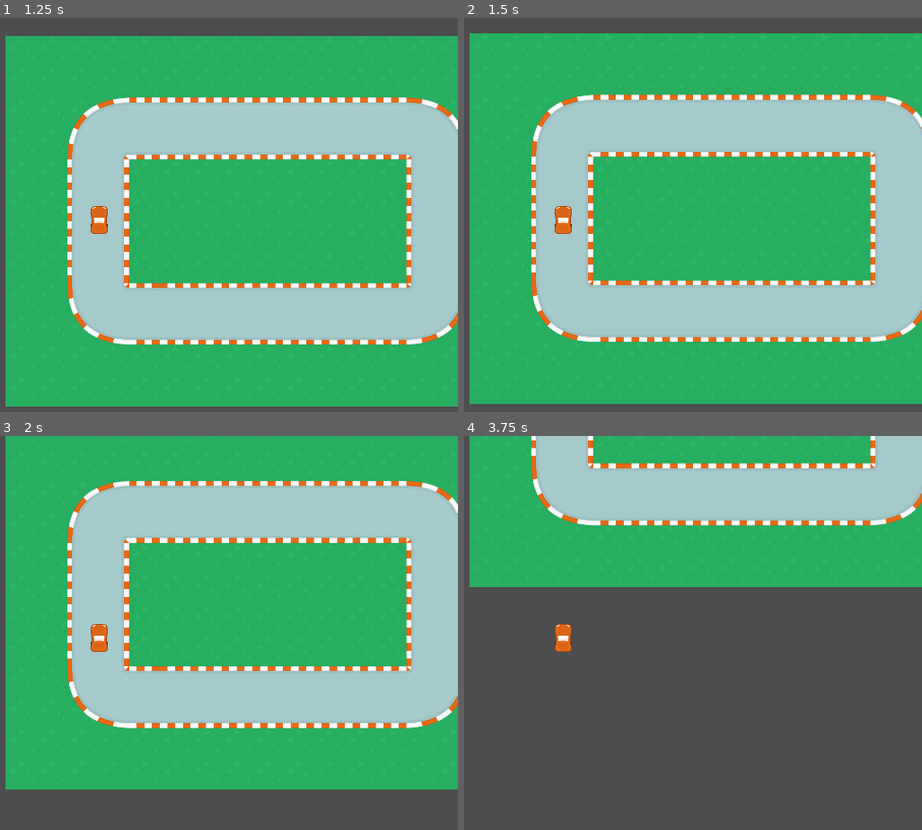
Above: before the commit, frames 1-4 (two rows, left to right).
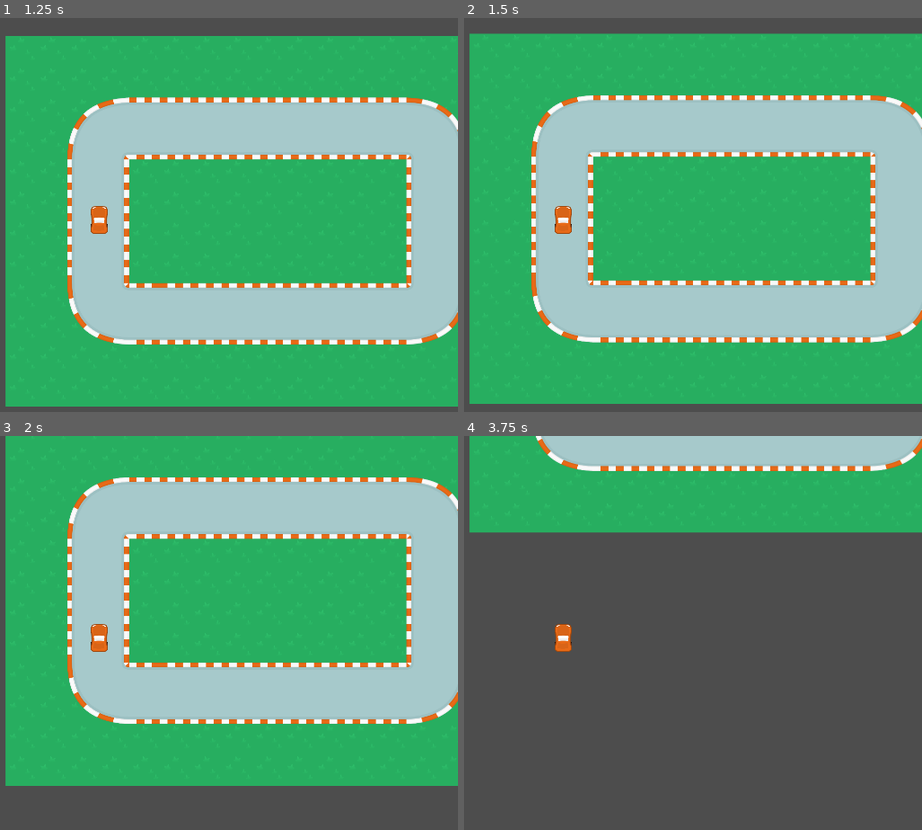
Above: after the commit, the same moments.

Repository: fredchien3/20-game-challenge
Game: Godot game, scene res://scenes/main/main.tscn
The game is run twice, just before and just after one commit, with the same random seed, the same clock (stepped at 60 frames per second) and the same inputs.
Inputs:
- Up to frame 1 (1.25 s): tap Enter at 0.5 s; hold Right (steer_right) from 0.53 s (still down); hold Space (drift, bound only after the commit) from 0.53 s (still down)
- Up to frame 2 (1.5 s): release Right (steer_right) at 1.28 s; release Space (drift, bound only after the commit) at 1.28 s; hold Down (accelerate_backward) from 1.28 s (still down); tap Space (drift, bound only after the commit) at 1.35 s
- Up to frame 3 (2 s): keep holding Down (accelerate_backward)
- Up to frame 4 (3.75 s): release Down (accelerate_backward) at 2.03 s; hold Right (steer_right) 2.03-2.78 s; hold Space (drift, bound only after the commit) 2.03-2.78 s; hold Down (accelerate_backward) 2.78-3.53 s; tap Space (drift, bound only after the commit) at 2.85 s; hold Left (steer_left) from 3.53 s (still down); hold Space (drift, bound only after the commit) from 3.53 s (still down)

Frame 1 is identical in both runs. In frame 2, 1.0% of the frame differs, in the area x 1-100%, y 3-83%; in frame 3, 7.6%; in frame 4, 31%, in the area x 1-100%, y 0-39%.

Commit message:
Add drifting

Diff:
--- a/4--indy-500/project.godot
+++ b/4--indy-500/project.godot
@@ -42,3 +42,8 @@
 "events": [Object(InputEventKey,"resource_local_to_scene":false,"resource_name":"","device":-1,"window_id":0,"alt_press …(195 unchanged characters)…
 ]
 }
+drift={
+"deadzone": 0.2,
+"events": [Object(InputEventKey,"resource_local_to_scene":false,"resource_name":"","device":-1,"window_id":0,"alt_pressed":false,"shift_pressed":false,"ctrl_pressed":false,"meta_pressed":false,"pressed":false,"keycode":0,"physical_keycode":32,"key_label":0,"unicode":32,"location":0,"echo":false,"script":null)
+]
+}
--- a/4--indy-500/scenes/car/car.gd
+++ b/4--indy-500/scenes/car/car.gd
@@ -1,12 +1,13 @@
 extends RigidBody2D
 
-var acceleration = 600
-var roll_friction = 200
+const ACCELERATION = 800
+const ROLL_FRICTION = 200
 
-var steer_speed = 20
-var steer_limit = 2.5
+const STEER_SPEED = 20
+const STEER_LIMIT = 2.5
 
-var sideways_friction = 1.5
+const SIDEWAYS_FRICTION = 1
+const DRIFTING_FRICTION = 3
 
 func _process(delta: float) -> void:
 	$Wheels/LeftWheel.rotation_degrees = angular_velocity * 12
@@ -20,17 +21,28 @@
 	var accelerating := Input.is_action_pressed("accelerate_forward")
 	var decelerating := Input.is_action_pressed("accelerate_backward")
 	var steer_direction := Input.get_axis("steer_left", "steer_right")
+	var drifting := Input.is_action_pressed("drift")
+
+	# Handle drift
+	var sideways_friction
+	if drifting:
+		sideways_friction = DRIFTING_FRICTION
+	else:
+		sideways_friction = SIDEWAYS_FRICTION
 
 	# Handle gas or reverse
 	if accelerating or decelerating:
-		velocity += transform.x * Input.get_axis("accelerate_backward", "accelerate_forward") * acceleration * step
+		if not drifting:
+			velocity += transform.x \
+				* Input.get_axis("accelerate_backward", "accelerate_forward") \
+				* ACCELERATION * step
 		if steer_direction != 0:
-			if angular_velocity > -steer_limit and angular_velocity < steer_limit:
-				angular_velocity += steer_direction * steer_speed * step
+			if angular_velocity > -STEER_LIMIT and angular_velocity < STEER_LIMIT:
+				angular_velocity += steer_direction * STEER_SPEED * step
 
 	# Correct course if not already steering
 	if steer_direction == 0:
-		angular_velocity = move_toward(angular_velocity, 0, steer_speed * step)
+		angular_velocity = move_toward(angular_velocity, 0, STEER_SPEED * step)
 
 	# Handle lateral friction
 	var sideways_velocity = transform.y.dot(linear_velocity)
@@ -40,7 +52,7 @@
 
 	# Roll to stop
 	if not accelerating and not decelerating and velocity != Vector2(0, 0):
-		velocity.x = move_toward(velocity.x, 0, roll_friction * step)
-		velocity.y = move_toward(velocity.y, 0, roll_friction * step)
+		velocity.x = move_toward(velocity.x, 0, ROLL_FRICTION * step)
+		velocity.y = move_toward(velocity.y, 0, ROLL_FRICTION * step)
 
 	state.set_linear_velocity(velocity)
